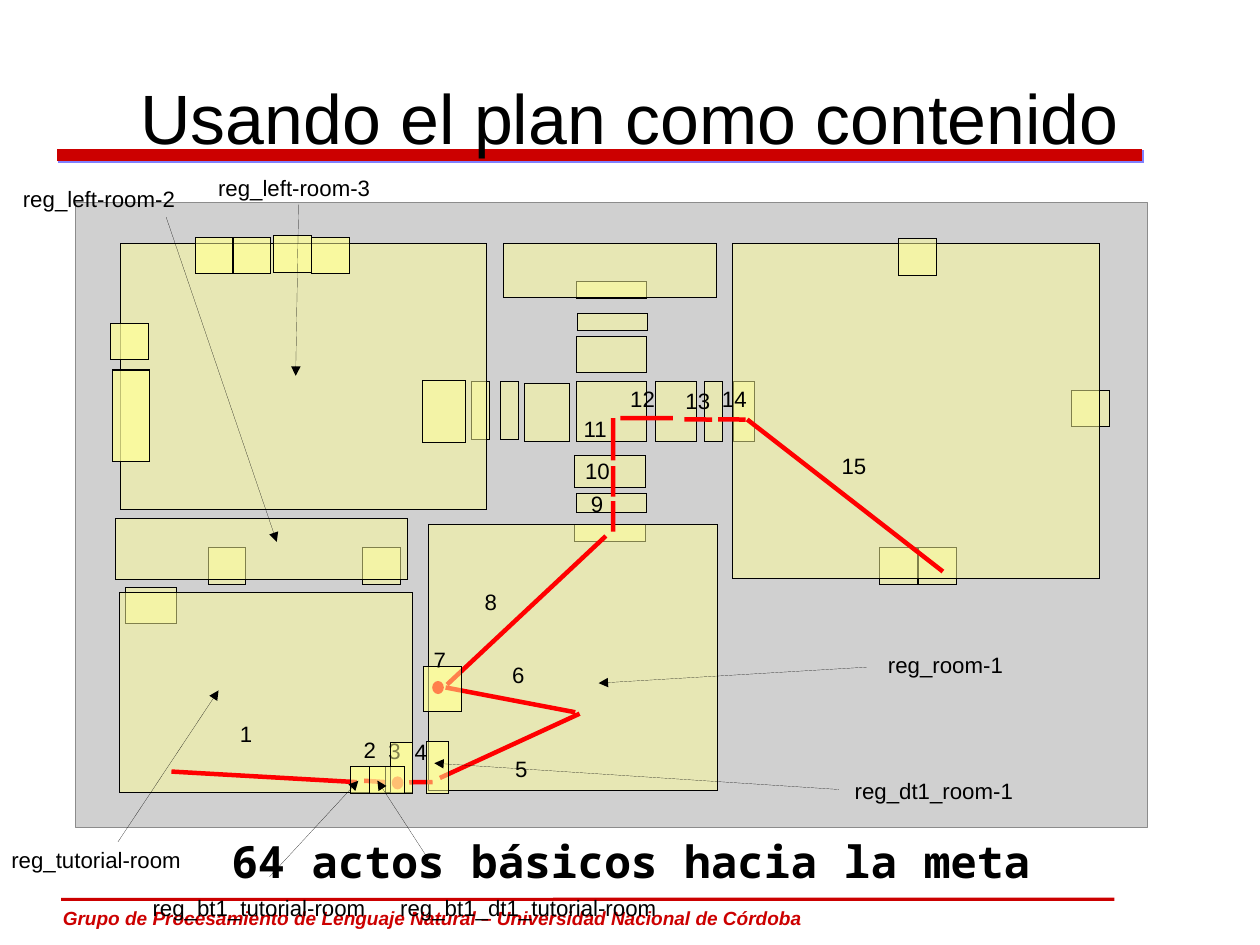
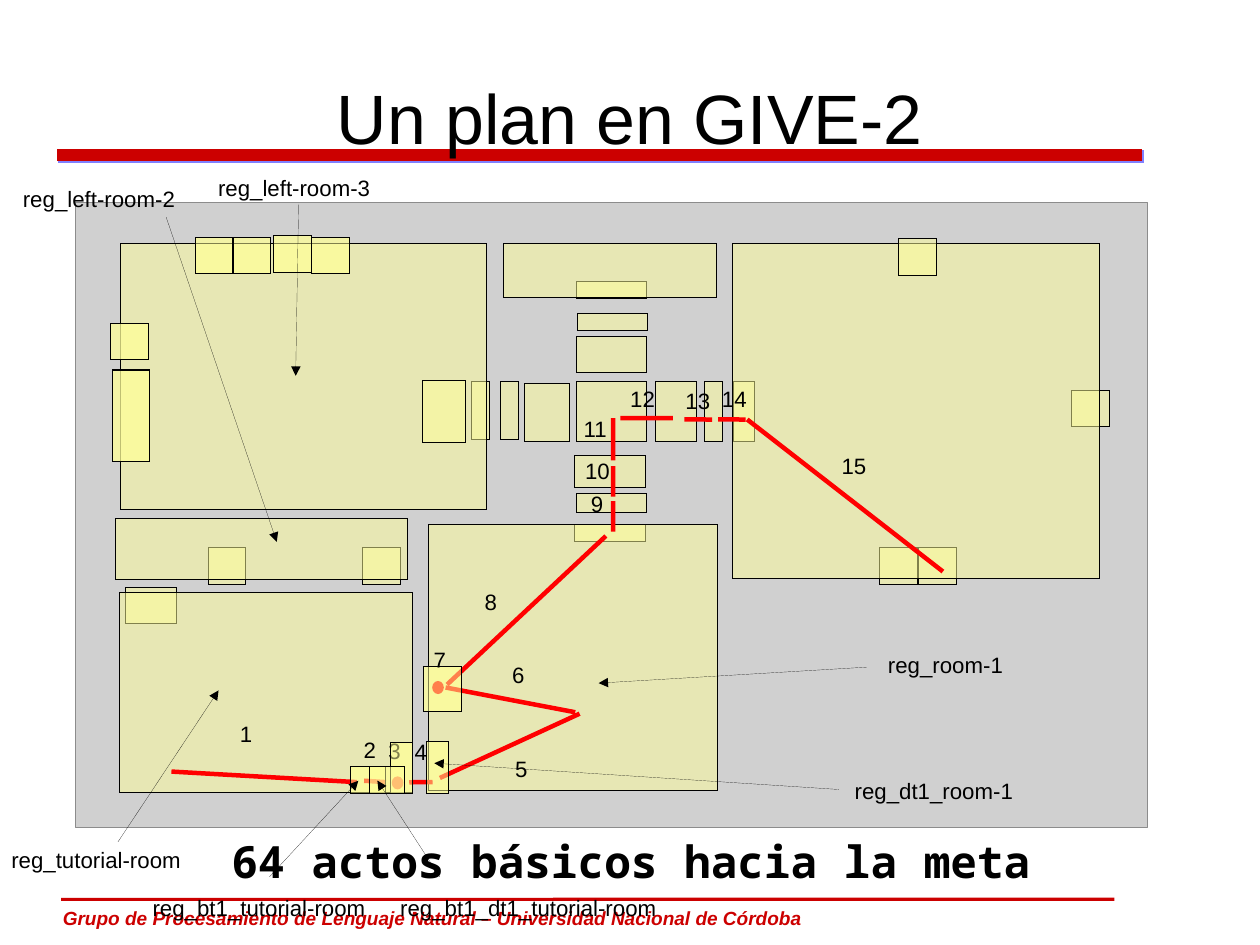
Before and after one commit to carlosareces/elic10, a slide deck: slide 12 of slides/dia5.odp (slide 11 before the commit). Drawn at 1260x945 pixels with LibreOffice and Linux fonts; fonts in the diff are those of the drawing; grey boxes stand for pictures; background and template pictures are left out. Boxes give left, top, right and bottom in pixels: in the first picture for what was removed or moved away, otherwise in the second. Text is boxed around its words. In the diff, an @@ line names an element or a change of style, - is before the commit and + after.

```diff
--- a/slides/dia5.odp
+++ b/slides/dia5.odp
@@ title at [337, 93, 923, 157]: text changed @@
-Usando el plan como contenido
+Un plan en GIVE-2
```
Also in this commit, not shown: 8 other slides changed, 4 slides added.
